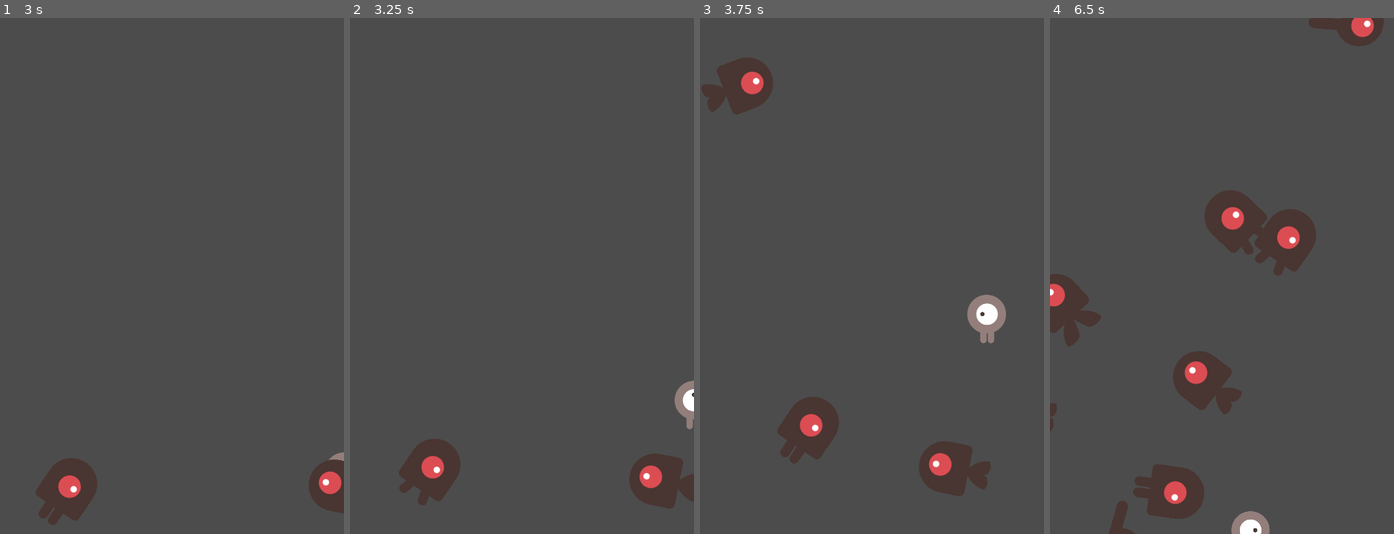
Above: before the commit, frames 1-4 (left to right).
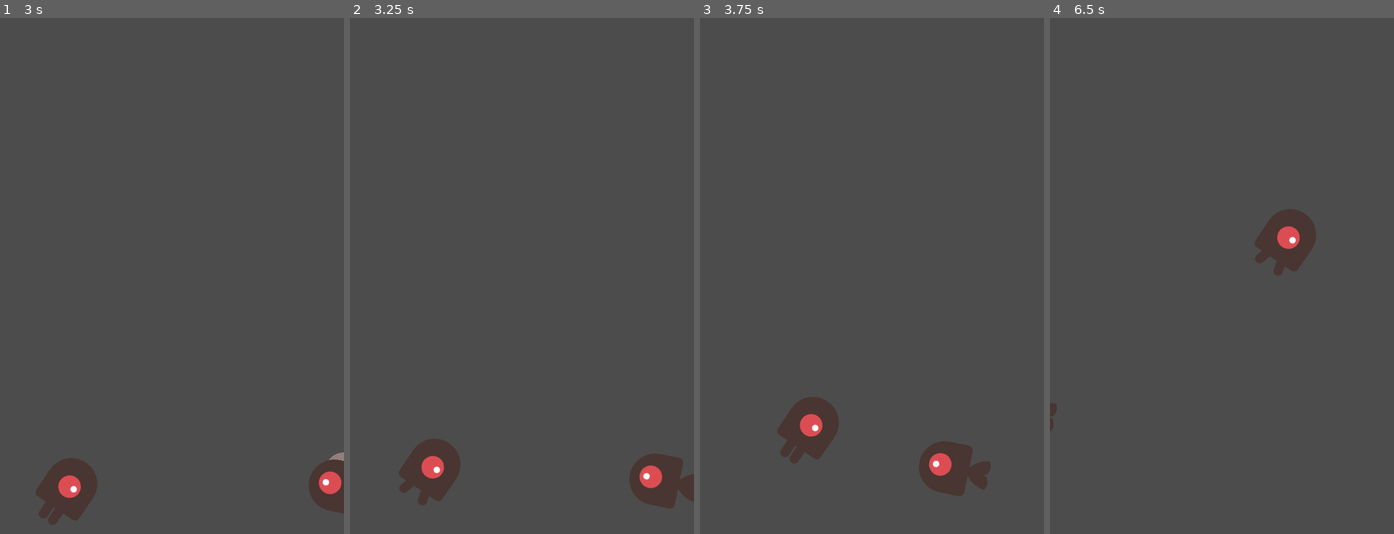
Above: after the commit, the same moments.

Repository: MrAstorii/Projektowanie-Gier-Wideo
Game: Godot game, scene res://Main.tscn
Two runs of this game, one before a commit and one after it. Both use one fixed random seed, a clock stepped at 60 frames per second and the inputs below. The project has no main scene, so this scene is started directly.
Inputs:
- Up to frame 1 (3 s): tap Enter at 0.5 s; hold Right (ui_right) 0.53-1.28 s; hold Down (ui_down) 1.28-2.03 s; hold Right (ui_right) 2.03-2.78 s; hold Up (ui_up) from 2.78 s (still down)
- Up to frame 2 (3.25 s): keep holding Up (ui_up)
- Up to frame 3 (3.75 s): release Up (ui_up) at 3.53 s; hold Left (ui_left) from 3.53 s (still down)
- Up to frame 4 (6.5 s): release Left (ui_left) at 5.03 s; hold Down (ui_down) 5.03-5.78 s; hold Right (ui_right) from 5.78 s (still down)

Frame 1 is identical in both runs. In frame 2, 0.4% of the frame differs, in the area x 94-100%, y 70-80%; in frame 3, 2.2%; in frame 4, 7.1%, in the area x 0-97%, y 0-100%.

Commit message:
Update Player.tscn

Diff:
--- a/Tutor/Tutor/Player.tscn
+++ b/Tutor/Tutor/Player.tscn
@@ -37,3 +37,4 @@
 
 [node name="CollisionShape2D" type="CollisionShape2D" parent="."]
 shape = SubResource( 2 )
+[connection signal="body_entered" from="." to="." method="_on_Player_body_entered"]
